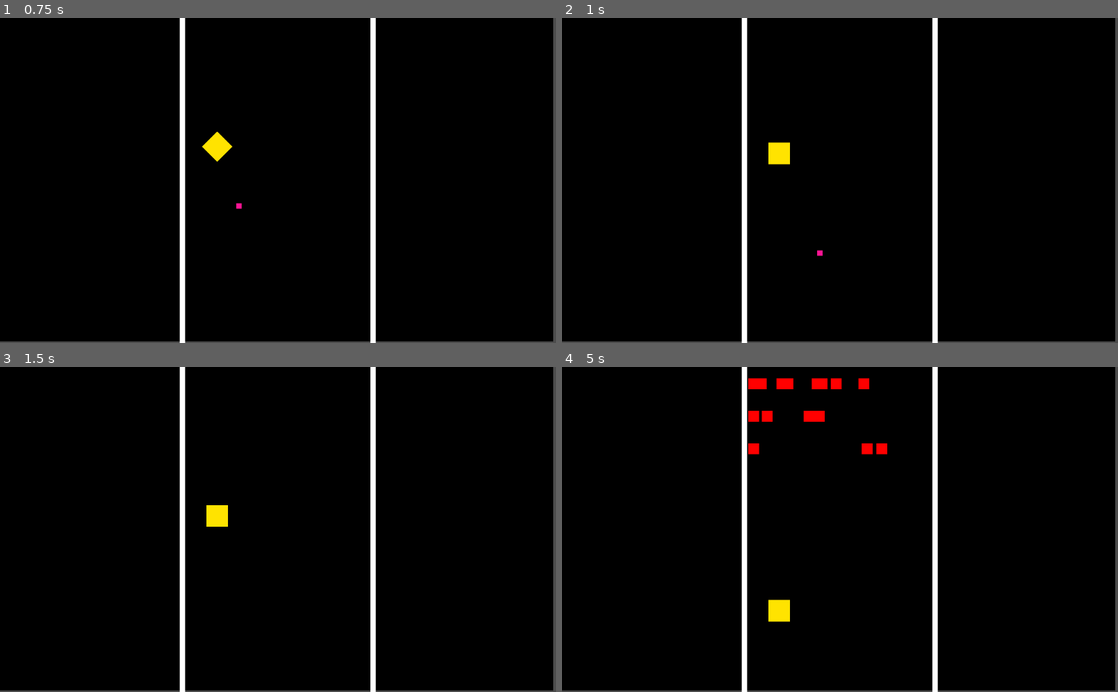
Above: before the commit, frames 1-4 (two rows, left to right).
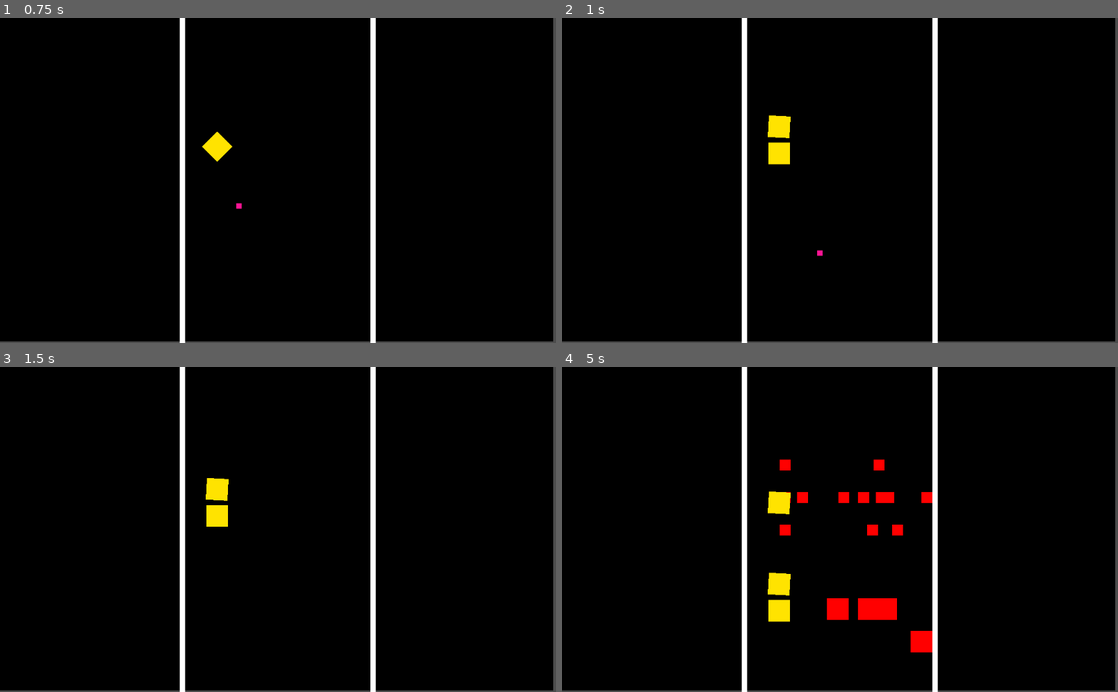
Above: after the commit, the same moments.

Repository: johnnybigoode-zz/not-gradius
Game: Godot game, scene res://MainRoot.tscn
Two runs of this game, one before a commit and one after it. Both use one fixed random seed, a clock stepped at 60 frames per second and the inputs below.
Inputs:
- Up to frame 1 (0.75 s): tap Enter (ui_accept) at 0.5 s; hold Right (ui_right) from 0.53 s (still down)
- Up to frame 2 (1 s): keep holding Right (ui_right); tap Enter (ui_accept) at 0.77 s
- Up to frame 3 (1.5 s): release Right (ui_right) at 1.28 s; hold Left (ui_left) from 1.28 s (still down)
- Up to frame 4 (5 s): tap Enter (ui_accept) at 1.52, 3.02, 3.77, 4.52 s; release Left (ui_left) at 2.03 s; hold Right (ui_right) 2.03-3.53 s; hold Left (ui_left) from 3.53 s (still down)

Frame 1 is identical in both runs. In frame 2, 0.3% of the frame differs, in the area x 37-42%, y 29-37%; in frame 3, 0.3%; in frame 4, 3.2%, in the area x 33-67%, y 3-88%.

Commit message:
Spawn Spin enemies

Diff:
--- a/MainRoot.gd
+++ b/MainRoot.gd
@@ -2,12 +2,13 @@
 
 var Enemy = load("res://Enemy.tscn")
 var SmallerEnemy = load("res://SmallerEnemy.tscn")
+var SpinEnemy = load("res://SpinEnemy.tscn")
 var Border = load("res://Borders.tscn")
 
 onready var Global = get_node("/root/Global")
 
 var timer = null
-var enemy_delay = 5
+var enemy_delay = 1
 var row_width = 60
 
 # Called when the node enters the scene tree for the first time.
@@ -31,7 +32,11 @@
 	timer.connect("timeout", self, "spawn_enemy")
 	timer.start()
 
-var spawn_list = ["spawn_several_small_enemies","spawn_five_enemies"]
+var spawn_list = ["spawn_three_spinners","spawn_several_small_enemies","spawn_five_enemies","spawn_three_spinners"]
+
+func spawn_three_spinners():
+	for n in 25:
+		spawn_single_enemy(SpinEnemy)
 
 func spawn_several_small_enemies():
 	for n in 25:
